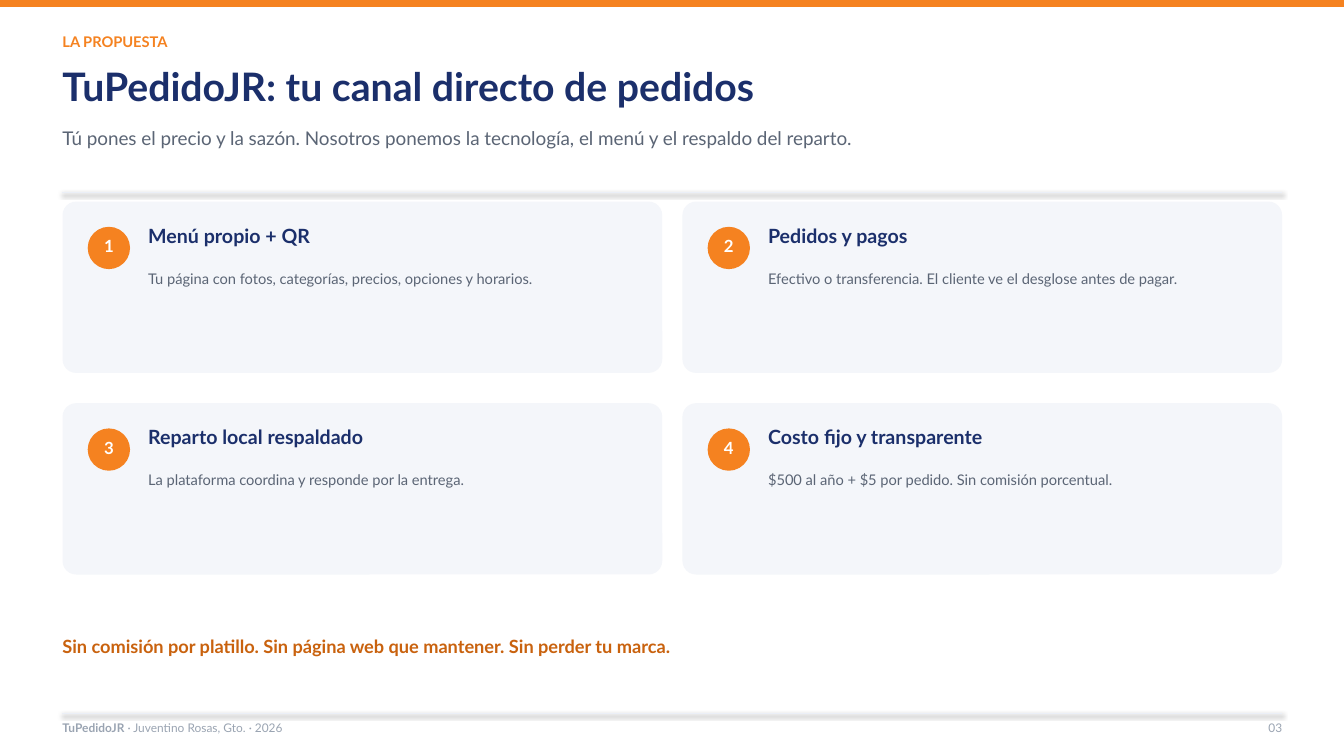
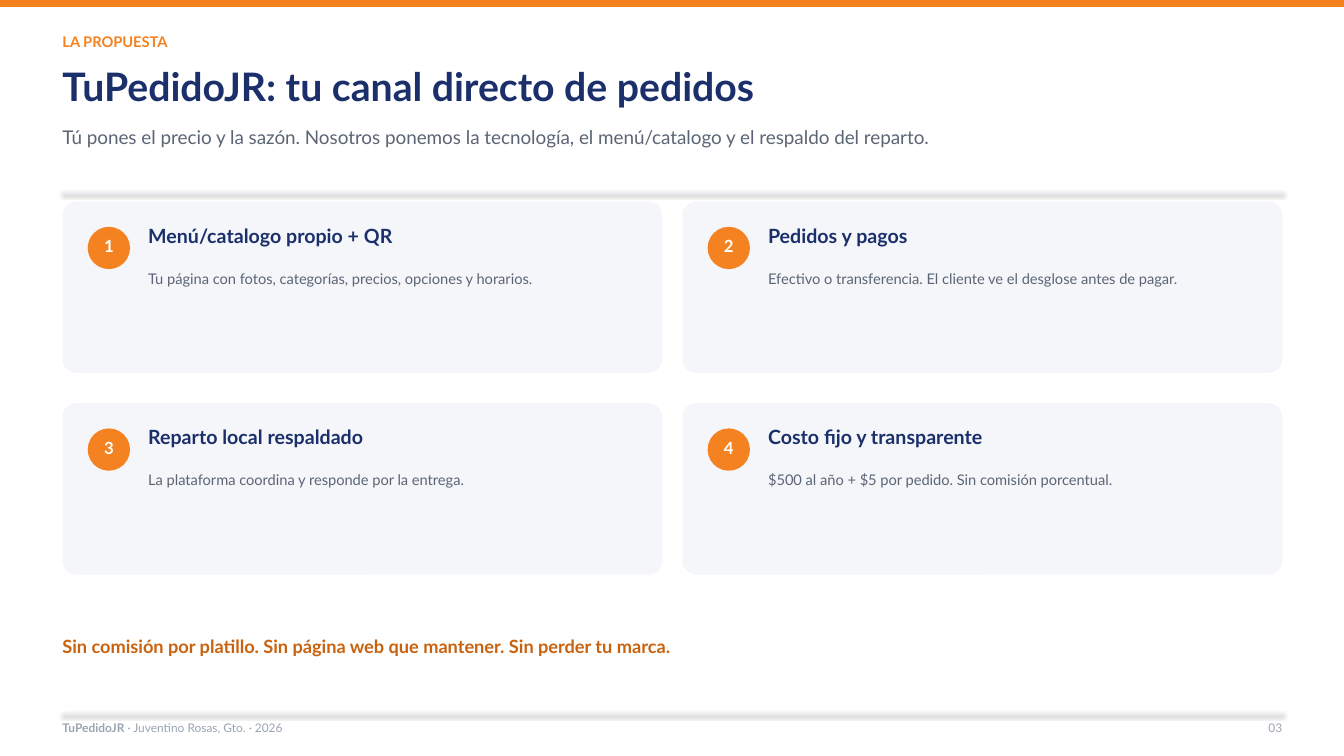
Before and after one commit to Lodoman-old/TuPedidoJR, a slide deck: slide 3 of docs/presentacion/TuPedidoJR_Restaurantes_2026.pptx. Drawn at 1344x756 pixels with LibreOffice and Linux fonts; fonts in the diff are those of the drawing. Boxes give left, top, right and bottom in pixels: in the first picture for what was removed or moved away, otherwise in the second. Text is boxed around its words. In the diff, an @@ line names an element or a change of style, - is before the commit and + after.

```diff
--- a/docs/presentacion/TuPedidoJR_Restaurantes_2026.pptx
+++ b/docs/presentacion/TuPedidoJR_Restaurantes_2026.pptx
@@ text at (62, 130, 929, 148): text changed @@
-Tú pones el precio y la sazón. Nosotros ponemos la tecnología, el menú y el respaldo del reparto.
+Tú pones el precio y la sazón. Nosotros ponemos la tecnología, el menú/catalogo y el respaldo del reparto.
@@ text at (148, 228, 392, 247): text changed @@
-Menú propio + QR
+Menú/catalogo propio + QR
```
Also in this commit, not shown: 7 other slides changed, 1 slide added, 7 other files.
